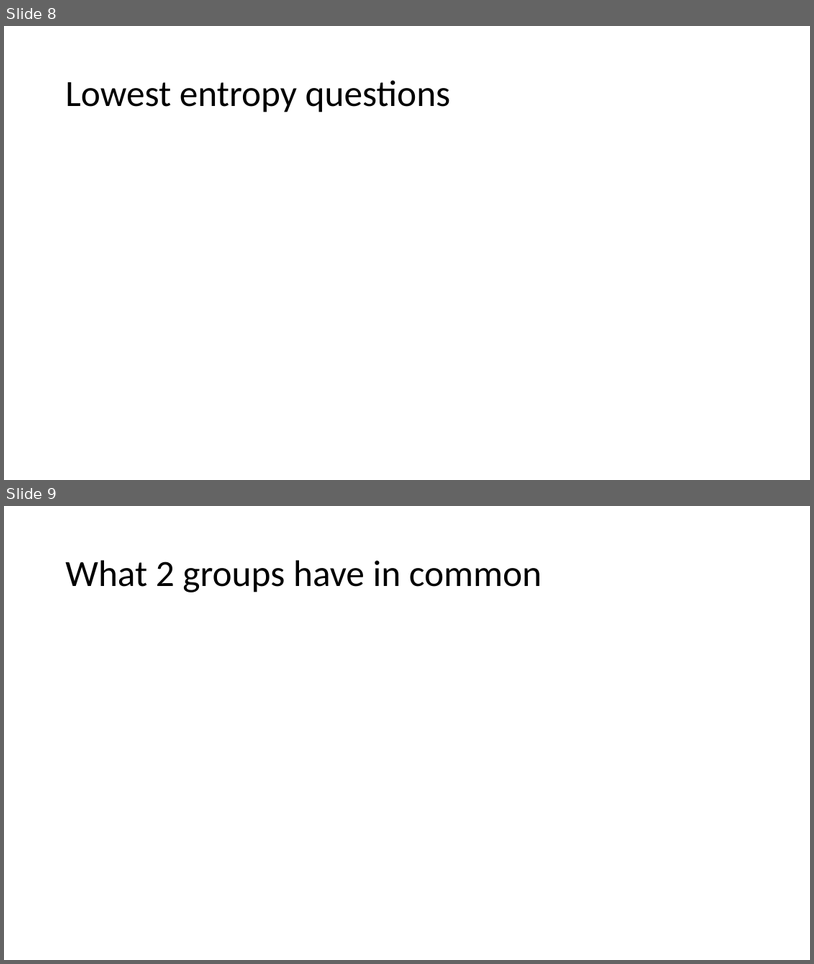
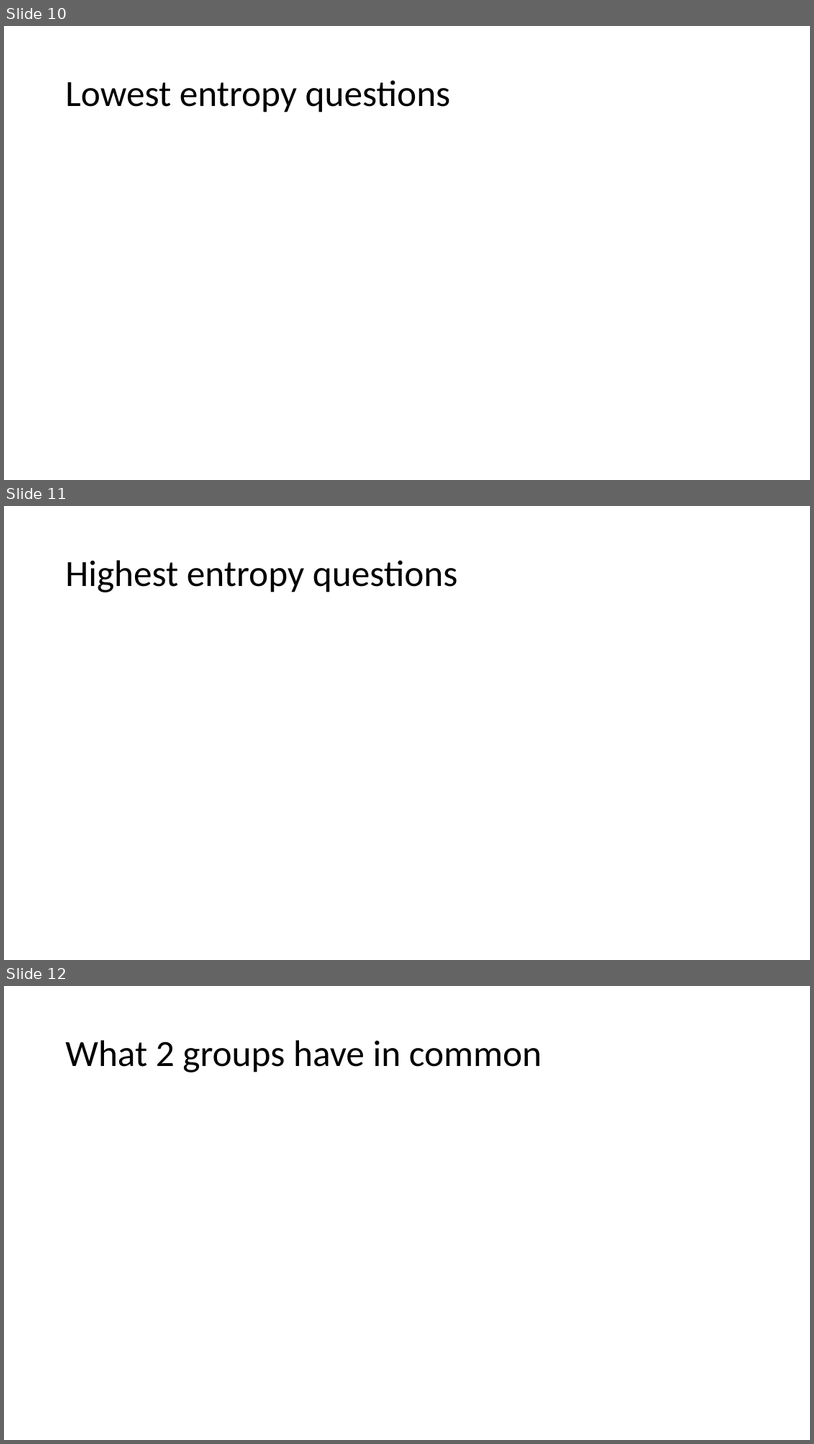
Before and after one commit to PersonaPredicta/Survey_Says..., a slide deck: New_personas.pptx. Shown one above the other, each under a label of ours: slides 8 and 9 before the commit, slides 10, 11 and 12 after it. The pictures are 814x964 and 814x1444 pixels, drawn with LibreOffice and Linux fonts; fonts in the diff are those of the drawing. Boxes give left, top, right and bottom in pixels: in the first picture for what was removed or moved away, otherwise in the second. Text is boxed around its words. In the diff, an @@ line names an element or a change of style, - is before the commit and + after.

```diff
--- a/New_personas.pptx
+++ b/New_personas.pptx
@@ slide 11 added at (x1=4, y1=506, x2=810, y2=960), background #FFFFFF @@
@@ title added at (x1=65, y1=560, x2=458, y2=592), 44 pt, text #000000 @@
+Highest entropy questions
@@ what was slide 8 is now slide 10 @@
@@ what was slide 9 is now slide 12 @@
```
Also in this commit, not shown: 7 slides changed, 2 other slides added, 2 slides removed.
